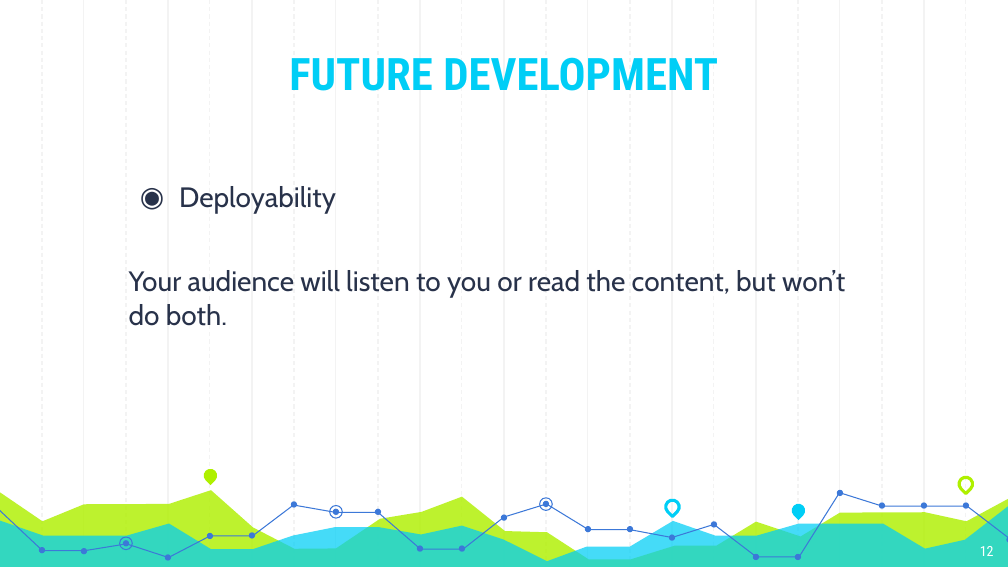
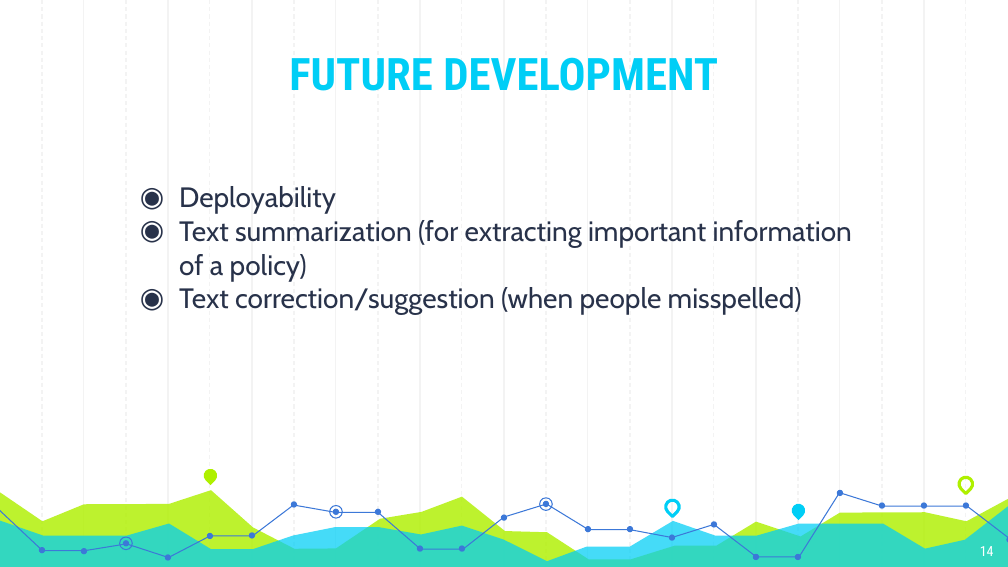
Before and after one commit to Andyayk/app, a slide deck: slide 14 of Graph Based Search.pptx (slide 12 before the commit). Drawn at 1008x567 pixels with LibreOffice and Linux fonts; fonts in the diff are those of the drawing. Boxes give left, top, right and bottom in pixels: in the first picture for what was removed or moved away, otherwise in the second. Text is boxed around its words. In the diff, an @@ line names an element or a change of style, - is before the commit and + after.

```diff
--- a/Graph Based Search.pptx
+++ b/Graph Based Search.pptx
@@ text at bbox=[179, 220, 852, 315]: text changed @@
-Your audience will listen to you or read the content, but won’t do both.
+◉ Text summarization (for extracting important information of a policy)
+◉ Text correction/suggestion (when people misspelled)
@@ page number at bbox=[980, 546, 994, 556]: text changed @@
-12
+14
```
Also in this commit, not shown: 6 other slides changed, 2 slides added.
